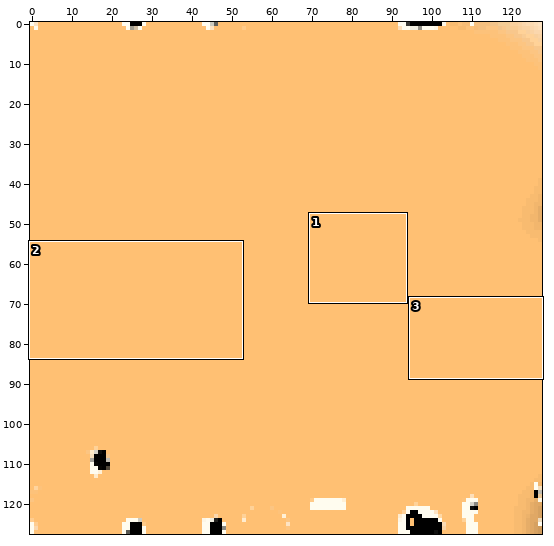
A sprite sheet gets an edit: Models/Entities/Gibbi/Gibbi_Untitled.png. Above, an overview of the earlier version with the close-up marked.
Close-up. First the earlier version:
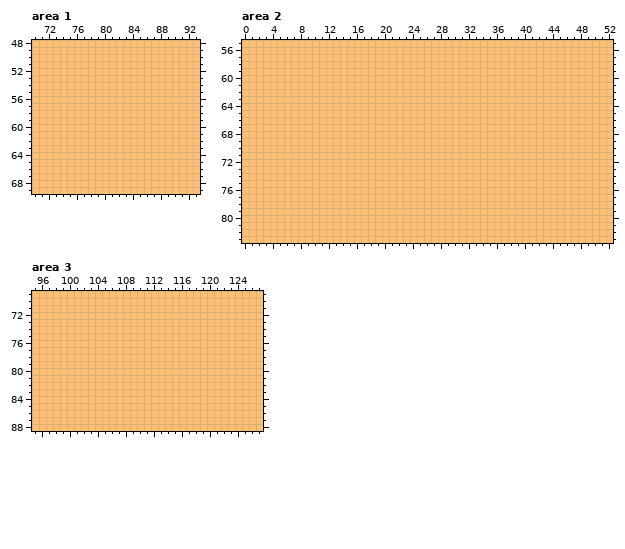
The file is 128x128 pixels. Colours within 5 levels of each other are drawn and written as one. Shown: area 1: x 70..93, y 48..69; area 2: x 0..52, y 55..83; area 3: x 95..127, y 69..88. The commit also changed other parts of the picture, which this record leaves out.
The same view after the edit:
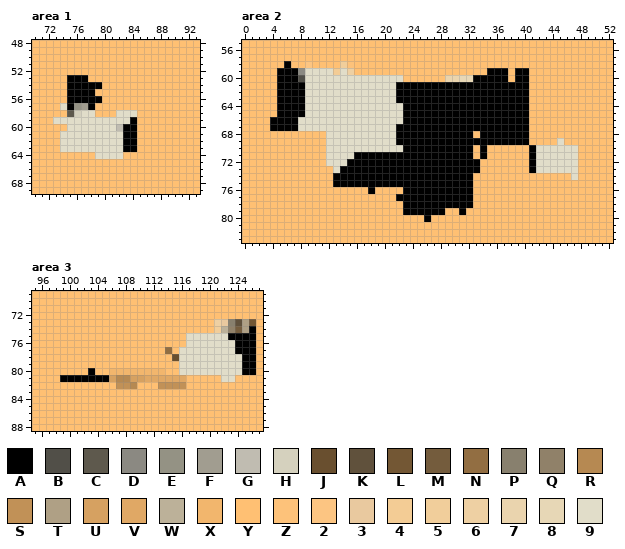
Palette (. is transparent): A #000000  B #514f48  C #5e594d  D #8b8982  E #949284  F #a19d90  G #c0bcb1  H #d5d1be  J #694f2f  K #60513c  L #735734  M #745c3d  N #926e42  P #88806e  Q #908169  R #b68952  S #c19157  T #afa085  U #d6a161  V #e0a865  W #bcb199  X #f2b66d  Y #ffc073  Z #fdc27a  2 #fcc582  3 #e9c99f  4 #f3cc95  5 #f1ce9b  6 #eed0a3  7 #ead4ae  8 #e7d7b6  9 #e1ddc9
Edits made:
Changed rows in their new state; - is an unchanged pixel.
Area 1:
first column x 73:
53 --AAA-------
54 --AAAAA-----
55 --AAAA------
56 --AAAAA-----
57 -9AEFA------
58 --CH99---999
59 99999999999A
60 --9999999GAA
61 -999999999AA
62 -999999999AA
63 -999999999AA
64 ------9999--
Area 2:
first column x 4:
58 --A--2----5Z--------------------------------
59 -AAAD9999496-------------------AAA-AA-------
60 -AAAB99999999999999------7788AAAAA-AA-------
61 -AAAA9999999999999AAAAAAAAAAAAAAAAAAA-------
62 -AAAA9999999999999AAAAAAAAAAAAAAAAAAA-------
63 -AAAA9999999999999AAAAAAAAAAAAAAAAAAA-------
64 -AAAA99999999999999AAAAAAAAAAAAAAAAAA-------
65 -AAAA99999999999999AAAAAAAAAAAAAAAAAA-------
66 AAAA999999999999999AAAAAAAAAAAAAAAAAA-------
67 AAAA99999999999999AAAAAAAAAAAAAAAAAAA-------
68 --------9999999999AAAAAAAAAAA-AAAAAAA-------
69 --------9999999999AAAAAAAAAAAAAAAAAAA----9--
70 --------99999999999AAAAAAAAAA-A------A999999
71 --------9999AAAAAAAAAAAAAAAAA-A------A999999
72 --------999AAAAAAAAAAAAAAAAAAA-------A999999
73 ---------9AAAAAAAAAAAAAAAAAAAA-------A999999
74 ---------AAAAAAAAAAAAAAAAAAAA--------------9
75 ---------AAAAAAAAAAAAAAAAAAAA---------------
76 --------------A----AAAAAAAAAA---------------
77 ------------------AAAAAAAAAAA---------------
78 -------------------AAAAAAAAAA---------------
79 -------------------AAAAAA--A----------------
80 ----------------------A---------------------
Area 3:
first column x 99:
73 ----------------------63PKTL
74 ----------------------5WQMTA
75 ------------------999999AAAA
76 ------------------9999999AAA
77 ---------------N-99999999AAA
78 ----------------J999999999AA
79 -----------------999999999AA
80 ----A--XXXXXXXX--999999999AA
81 AAAAAAAURRUUVVVVVV-----99---
82 --------SSR---SSSS----------
Changed places in both close-ups, as pixel boxes (x1, y1, x2, y2):
changed: (53, 75, 137, 159)
changed: (270, 61, 578, 222)
changed: (60, 319, 256, 389)
